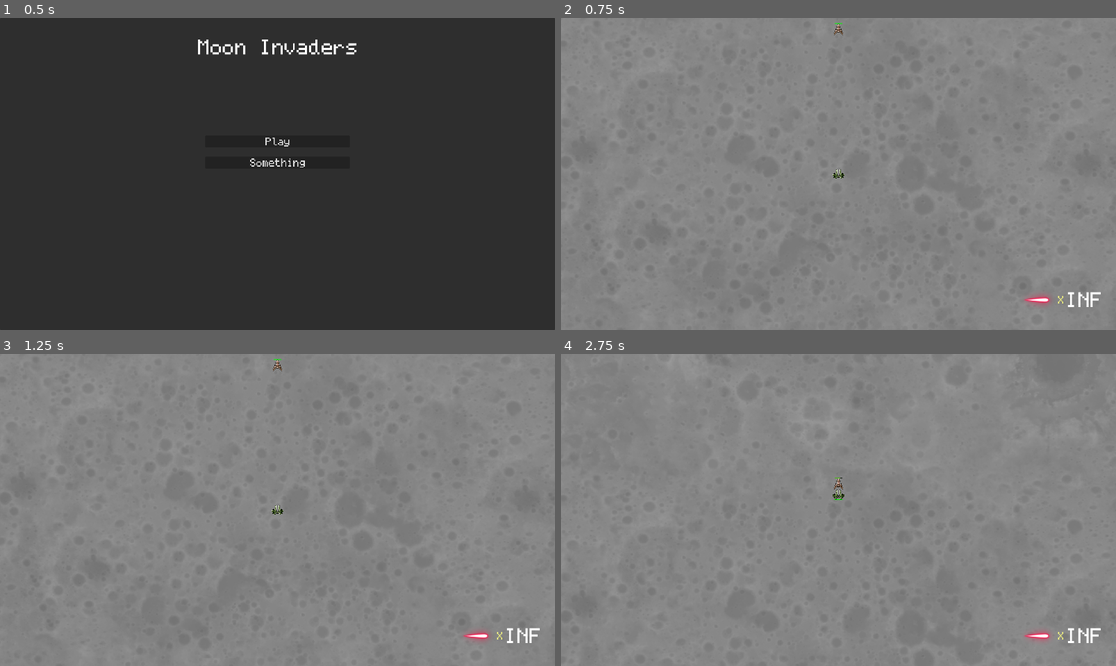
Above: before the commit, frames 1-4 (two rows, left to right).
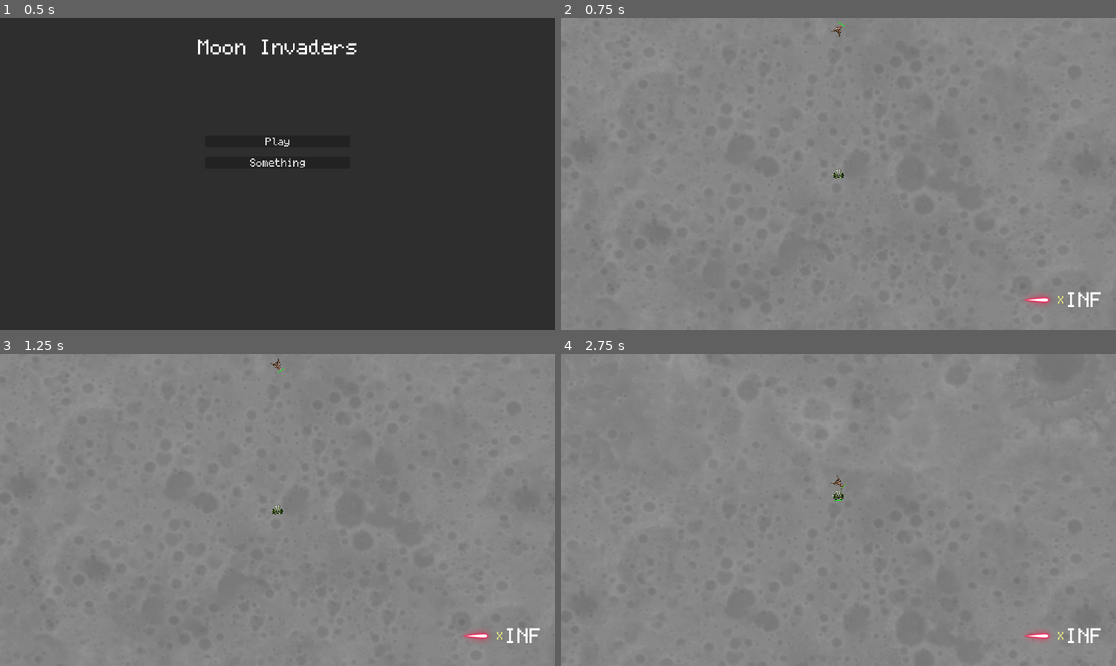
Above: after the commit, the same moments.

Repository: WeaselGames/MoonInvaders
Game: Godot game, scene res://scenes/main.tscn
Same seed, same stepped clock (60 frames per second), same inputs: the game is played once before the commit and once after it.
Inputs:
- Up to frame 1 (0.5 s): no input
- Up to frame 2 (0.75 s): click "Play" at 0.5 s
- Up to frame 3 (1.25 s): no input
- Up to frame 4 (2.75 s): tap Enter at 1.25 s; hold Space (spaceship_fire) 1.28-2.03 s; hold W (spaceship_forward) from 1.28 s (still down); tap Space (spaceship_fire) at 2.1 s

Frame 1 is identical in both runs. In frame 2, less than 0.1% of the frame differs, in the area x 48-52%, y 1-7%; in frame 3, less than 0.1%; in frame 4, less than 0.1%, in the area x 48-52%, y 38-47%.

Commit message:
Added angle calculation
Added an arctangent function to calculate the angle between the enemy and player.

Diff:
--- a/scenes/ships/enemy/enemy.gd
+++ b/scenes/ships/enemy/enemy.gd
@@ -24,7 +24,8 @@
 	thrust = 0
 	strafe = 0
 
-	var target_yaw: float = position.angle_to(_player.position)
+	#var target_yaw: float = position.angle_to(_player.position)
+	var target_yaw: float = find_angle()
 	var angle_difference: float = target_yaw - rotation
 	if abs(angle_difference) > deg_to_rad(1):
 		ai_state = EnemyAIState.AIM_AT_PLAYER
@@ -52,3 +53,16 @@
 		EnemyAIState.FIRE_AT_PLAYER:
 			if abs(angle_difference) > deg_to_rad(1):
 				ai_state = EnemyAIState.AIM_AT_PLAYER
+
+# Finds angle between enemy and player
+func find_angle():
+	var delX: float = _player.position.x - position.x
+	var delY: float = _player.position.y - position.y
+	var modifier: float = 0
+	if delY > 0 and delX < 0:
+		print(rad_to_deg(-atan(delX / delY) - PI))
+		return -atan(delX / delY) - PI
+	elif delY < 0:
+		return -atan(delX / delY)
+	else:
+		return -atan(delX / delY) + PI
